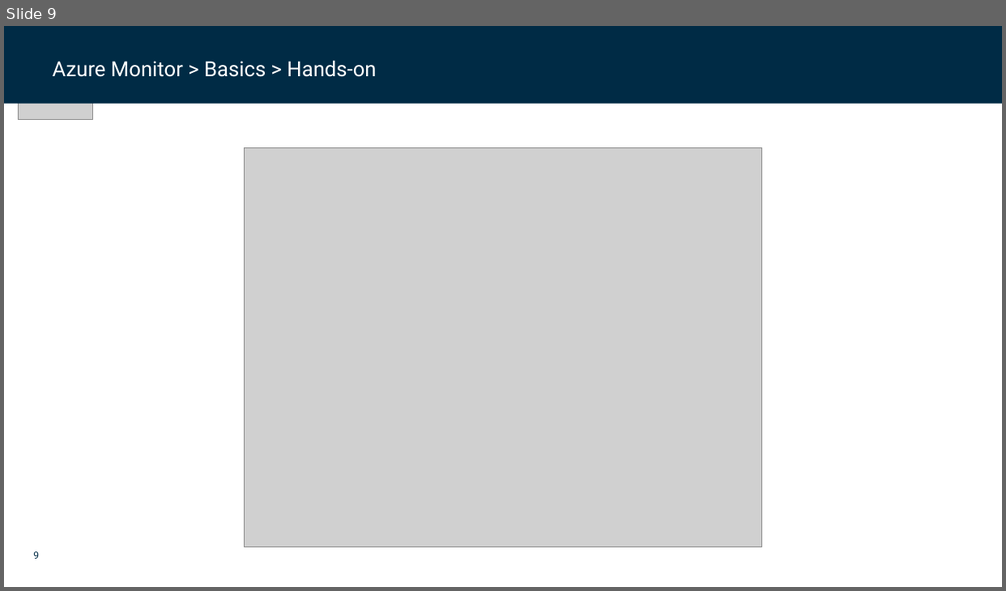
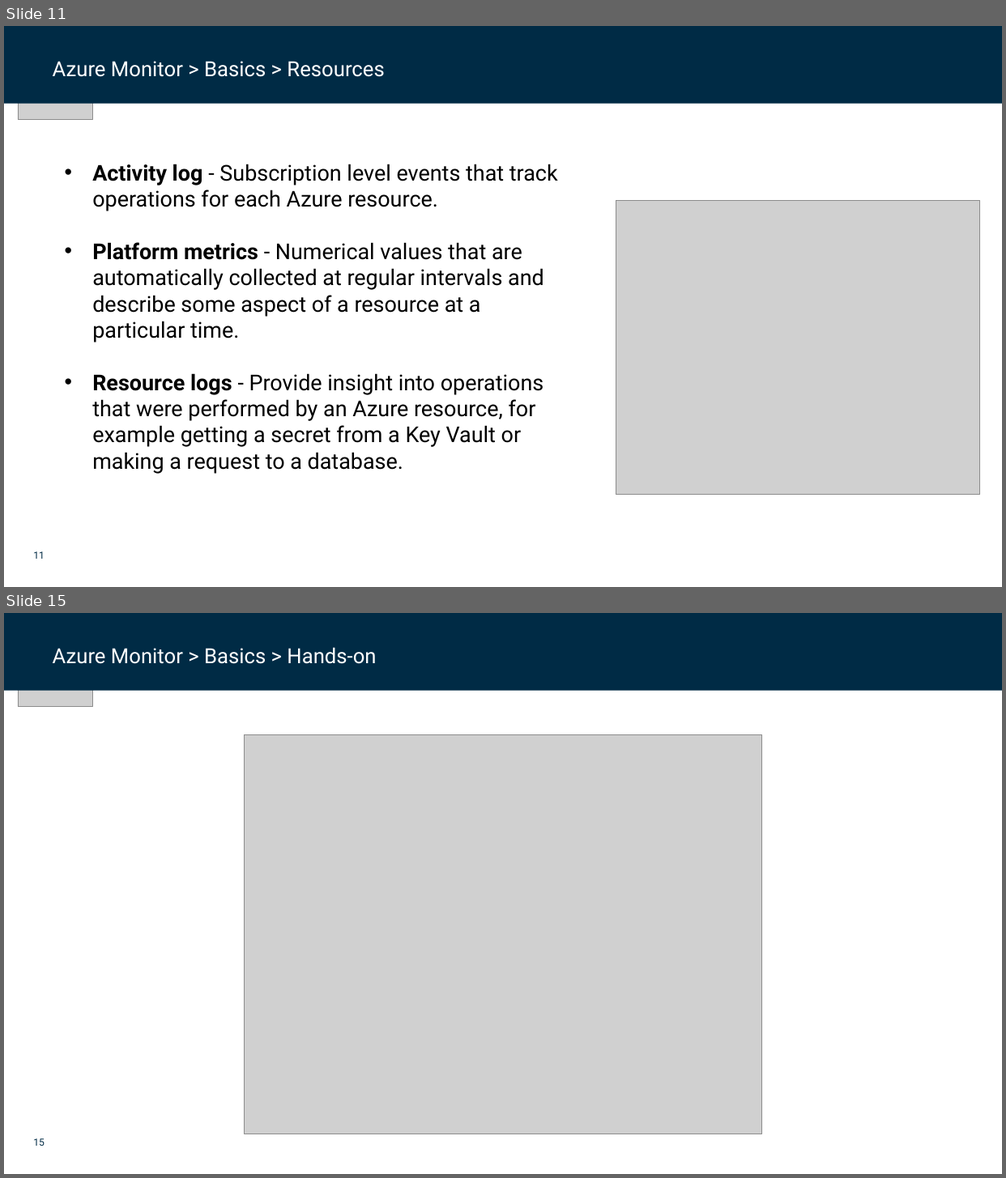
Before and after one commit to dfds/dojo, a slide deck: workshops/azure-monitoring-deep-dive/azure-monitoring-deep-dive.pptx. Shown one above the other, each under a label of ours: slide 9 before the commit, slides 11 and 15 after it; the slides between them are not shown. The pictures are 1006x591 and 1006x1178 pixels, drawn with LibreOffice and Linux fonts; fonts in the diff are those of the drawing; grey boxes stand for pictures; background and template pictures are left out. Boxes give left, top, right and bottom in pixels: in the first picture for what was removed or moved away, otherwise in the second. Text is boxed around its words. In the diff, an @@ line names an element or a change of style, - is before the commit and + after.

Commit message:
Azure Monitor v. 0.2

```diff
--- a/workshops/azure-monitoring-deep-dive/azure-monitoring-deep-dive.pptx
+++ b/workshops/azure-monitoring-deep-dive/azure-monitoring-deep-dive.pptx
@@ slide 11 added at <box>4,26,1002,587</box>, background #FFFFFF; not listed: 1 template element that a slide beside it also shows @@
@@ rectangle added at <box>4,26,1002,104</box>, fill #002B45 @@
@@ picture added at <box>19,26,93,120</box> @@
@@ text added at <box>53,61,384,77</box>, 20 pt, text #FFFFFF @@
+Azure Monitor > Basics > Resources
@@ rectangle added at <box>902,50,977,73</box>, fill #002B45 @@
@@ text added at <box>92,164,558,474</box>, 21 pt, text #000000 @@
+• Activity log - Subscription level events that track operations for each Azure resource.
+• Platform metrics - Numerical values that are automatically collected at regular intervals and describe some aspect of a resource at a particular time.
+• Resource logs - Provide insight into operations that were performed by an Azure resource, for example getting a secret from a Key Vault or making a request to a database.
@@ picture added at <box>616,200,980,495</box> @@
@@ what was slide 9 is now slide 15 @@
@@ page number at <box>33,1139,44,1146</box>: text changed @@
-9
+15
```
Also in this commit, not shown: 3 slides changed, 10 other slides added, 1 slide removed, 1 other file.
